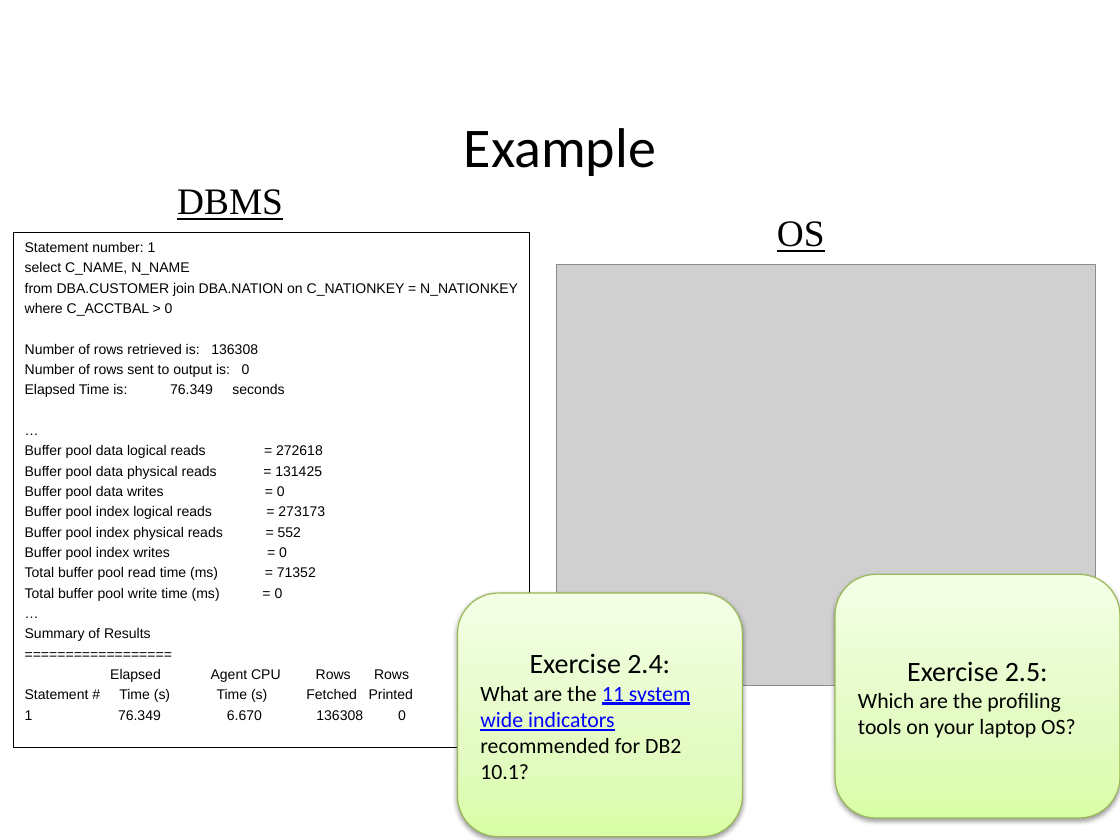
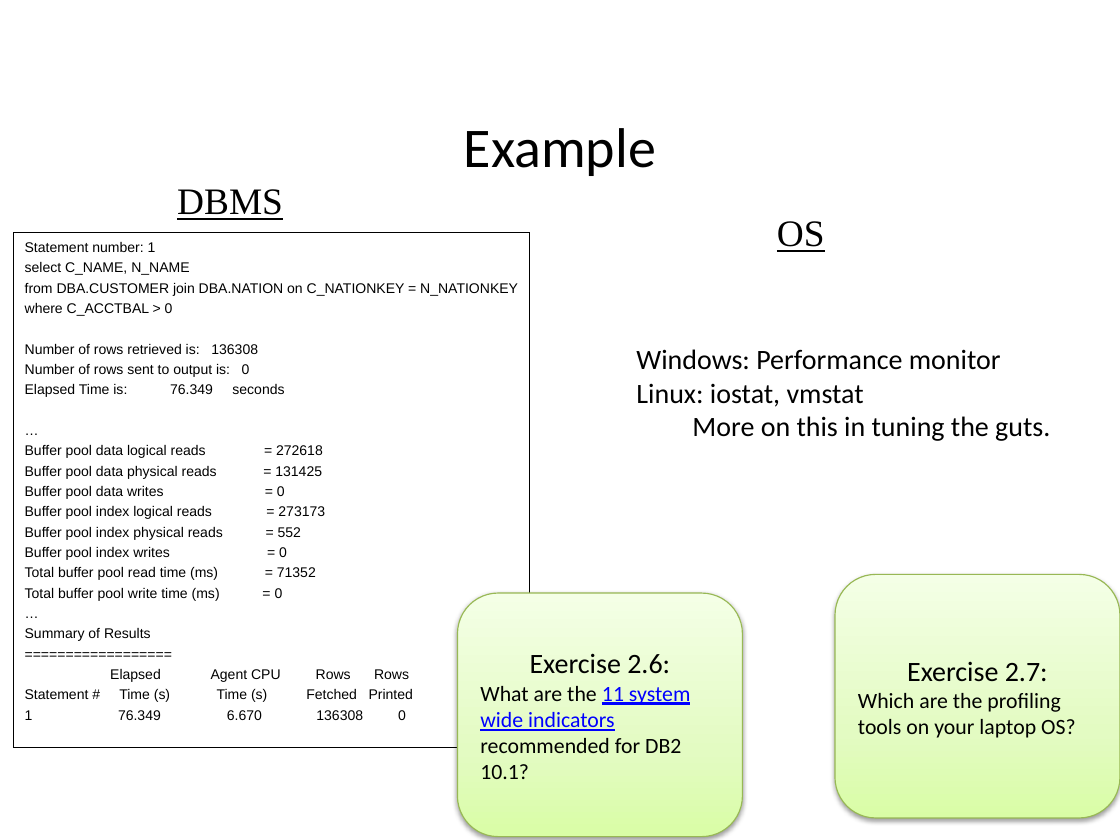
Before and after one commit to phbonnet/tuning, a slide deck: slide 13 of Slides/Troubleshooting.pptx (slide 16 before the commit). Drawn at 1120x840 pixels with LibreOffice and Linux fonts; fonts in the diff are those of the drawing; grey boxes stand for pictures. Boxes give left, top, right and bottom in pixels: in the first picture for what was removed or moved away, otherwise in the second. Text is boxed around its words. In the diff, an @@ line names an element or a change of style, - is before the commit and + after.

```diff
--- a/Slides/Troubleshooting.pptx
+++ b/Slides/Troubleshooting.pptx
@@ picture removed at (x1=557, y1=264, x2=1095, y2=685) @@
@@ text added at (x1=636, y1=349, x2=1050, y2=441), 18 pt, text #000000 @@
+Windows: Performance monitor
+Linux: iostat, vmstat
+More on this in tuning the guts.
@@ text in rounded rectangle at (x1=530, y1=653, x2=670, y2=674): text changed @@
-Exercise 2.4:
+Exercise 2.6:
@@ text in rounded rectangle at (x1=907, y1=661, x2=1048, y2=682): text changed @@
-Exercise 2.5:
+Exercise 2.7:
```
Also in this commit, not shown: 8 other slides changed, 3 slides added, 1 slide removed, 1 other file.
